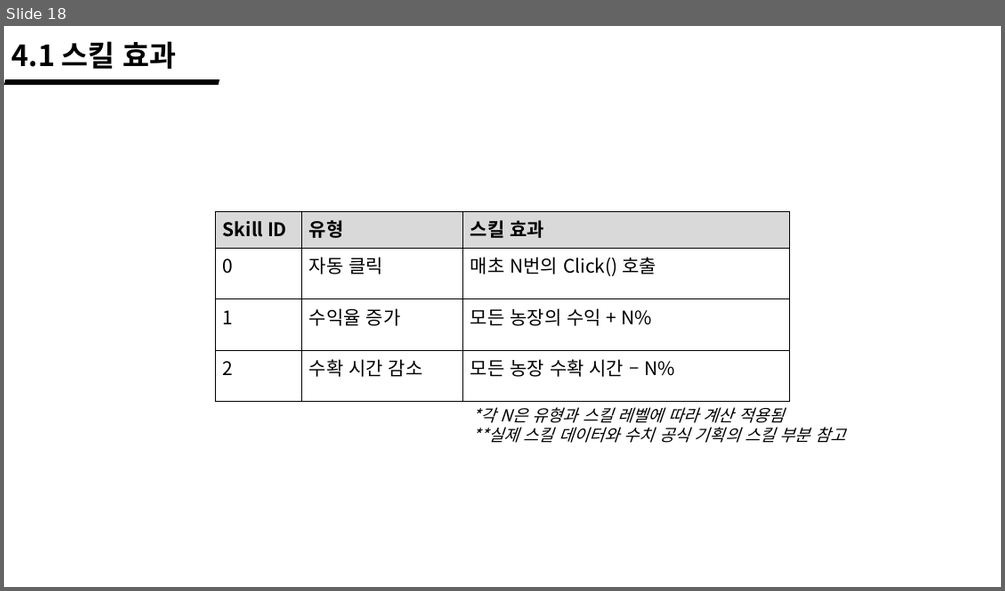
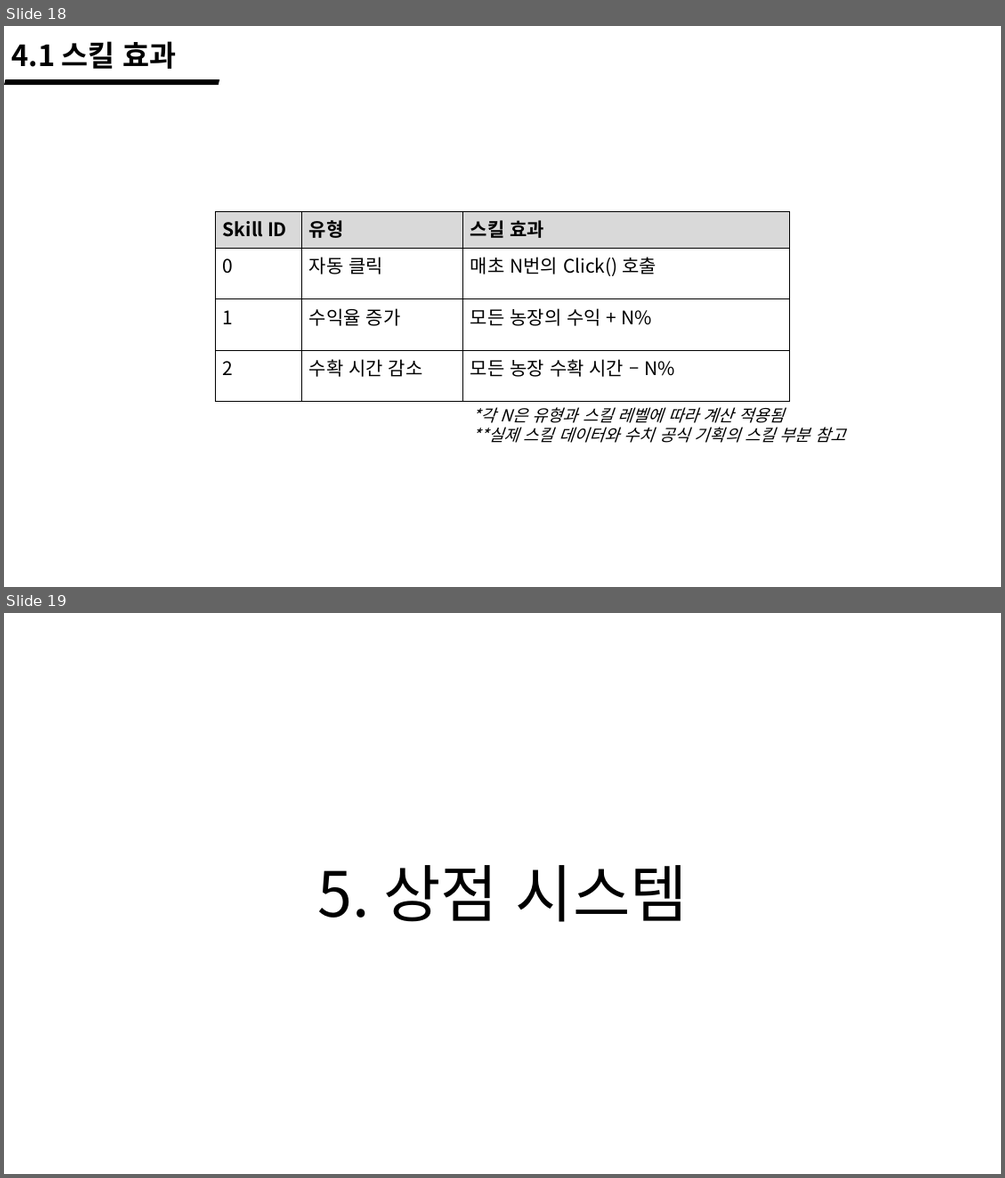
Before and after one commit to wlrud753/CarryCarrot, a slide deck: 기획서/당근키우기 시스템.pptx. Shown one above the other, each under a label of ours: slide 18 before the commit, slides 18 and 19 after it. The pictures are 1005x591 and 1005x1178 pixels, drawn with LibreOffice and Linux fonts; fonts in the diff are those of the drawing. Boxes give left, top, right and bottom in pixels: in the first picture for what was removed or moved away, otherwise in the second. Text is boxed around its words. In the diff, an @@ line names an element or a change of style, - is before the commit and + after.

```diff
--- a/기획서/당근키우기 시스템.pptx
+++ b/기획서/당근키우기 시스템.pptx
@@ slide 19 added at (4,613,1001,1174), background #FFFFFF @@
@@ title added at (317,865,688,922), 60 pt, text #000000 @@
+5. 상점 시스템
```
Also in this commit, not shown: 4 slides changed, 1 other slide added, 1 other file.
